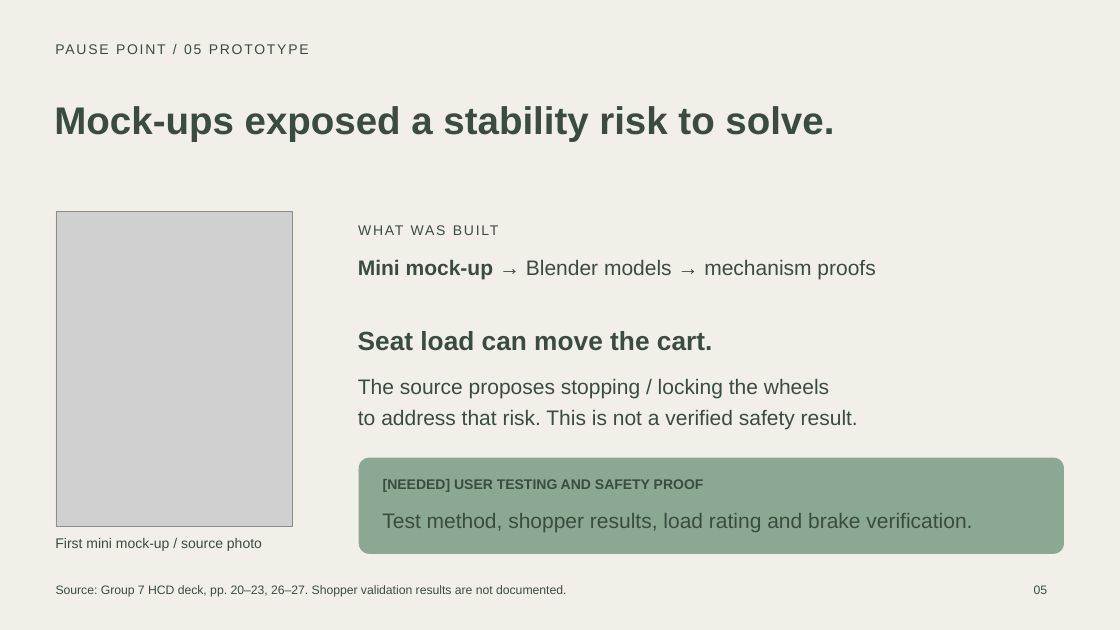
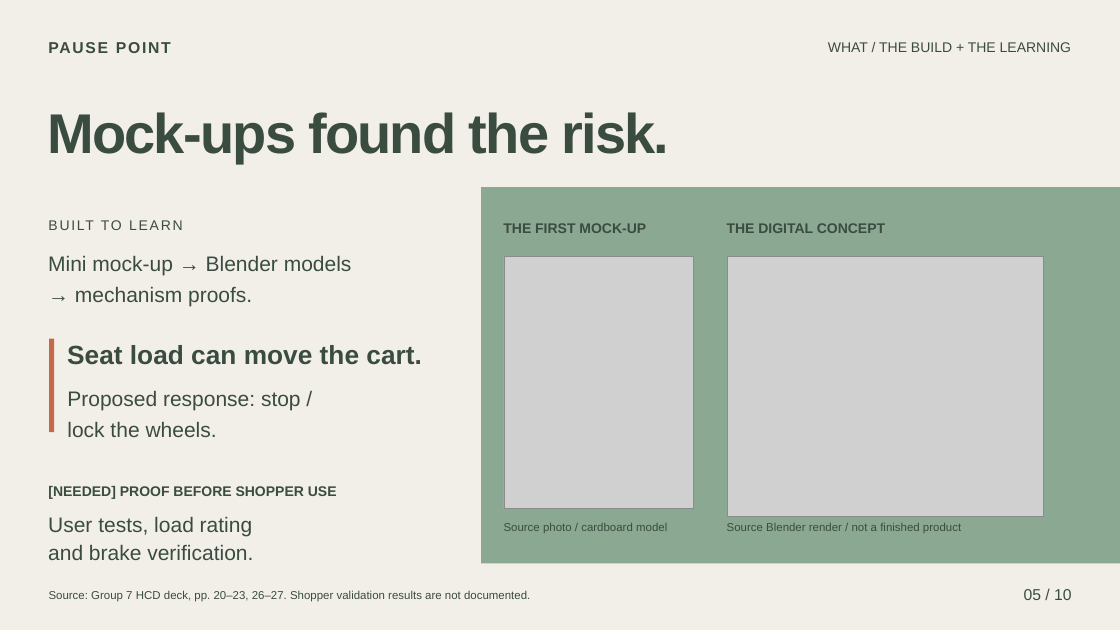
Before and after one commit to hugohe3/ppt-master, a slide deck: slide 5 of deliverables/DMart_Pause_Point_Pilot_Pitch.pptx. Drawn at 1120x630 pixels with LibreOffice and Linux fonts; fonts in the diff are those of the drawing; grey boxes stand for pictures. Boxes give left, top, right and bottom in pixels: in the first picture for what was removed or moved away, otherwise in the second. Text is boxed around its words. In the diff, an @@ line names an element or a change of style, - is before the commit and + after.

```diff
--- a/deliverables/DMart_Pause_Point_Pilot_Pitch.pptx
+++ b/deliverables/DMart_Pause_Point_Pilot_Pitch.pptx
@@ text at [49,37,189,61]: text changed; size 12 to 13.5 pt; bold on @@
-PAUSE POINT / 05 PROTOTYPE
+PAUSE POINT
@@ text added at [828,42,1071,52], 12 pt, text #3A4C40 @@
+WHAT / THE BUILD + THE LEARNING
@@ text at [47,112,669,163]: text changed; size 33 to 48 pt @@
-Mock-ups exposed a stability risk to solve.
+Mock-ups found the risk.
@@ rectangle added at [481,187,1120,564], fill #8BA892 @@
@@ text at [49,217,202,239]: text changed @@
-WHAT WAS BUILT
+BUILT TO LEARN
@@ text at [503,223,646,233]: text changed; bold on @@
-First mini mock-up / source photo
+THE FIRST MOCK-UP
@@ text added at [727,223,885,233], 12 pt, text #3A4C40, bold @@
+THE DIGITAL CONCEPT
@@ text at [48,255,352,306]: text changed @@
-Mini mock-up → Blender models → mechanism proofs
+Mini mock-up → Blender models
+→ mechanism proofs.
@@ picture: place and size @@
-picture at [56,212,292,527]
+picture at [504,256,693,508]
@@ picture added at [728,256,1044,516] @@
@@ rectangle added at [49,339,54,432], fill #C4694A @@
@@ text "Seat load can move the ...": place and size @@
-text "Seat load can move the ..." at [358,331,712,351]
+text "Seat load can move the ..." at [67,345,421,365]
@@ text removed at [358,378,858,430] @@
-The source proposes stopping / locking the wheels
-to address that risk. This is not a verified safety result.
@@ text added at [67,390,301,437], 18 pt, text #3A4C40 @@
+Proposed response: stop /
+lock the wheels.
@@ rounded rectangle removed at [359,458,1065,555] @@
@@ text at [48,486,337,499]: text changed @@
-[NEEDED] USER TESTING AND SAFETY PROOF
+[NEEDED] PROOF BEFORE SHOPPER USE
@@ text at [48,516,253,560]: text changed @@
-Test method, shopper results, load rating and brake verification.
+User tests, load rating
+and brake verification.
@@ text added at [504,523,667,533], 9.8 pt, text #3A4C40 @@
+Source photo / cardboard model
@@ text added at [727,523,961,533], 9.8 pt, text #3A4C40 @@
+Source Blender render / not a finished product
@@ text "Source: Group 7 HCD deck, ..." at [49,590,530,602]: size 10.5 to 9.8 pt @@
@@ text at [1024,589,1071,600]: text changed; size 10.5 to 13.5 pt @@
-05
+05 / 10
```
Also in this commit, not shown: 9 other slides changed, 2 other files.
